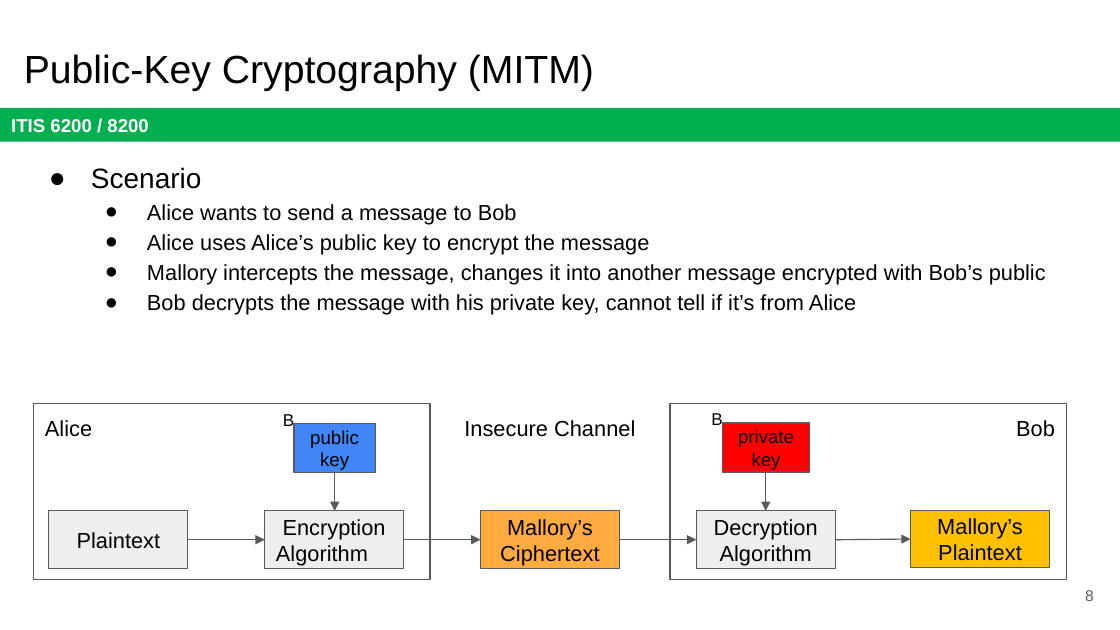
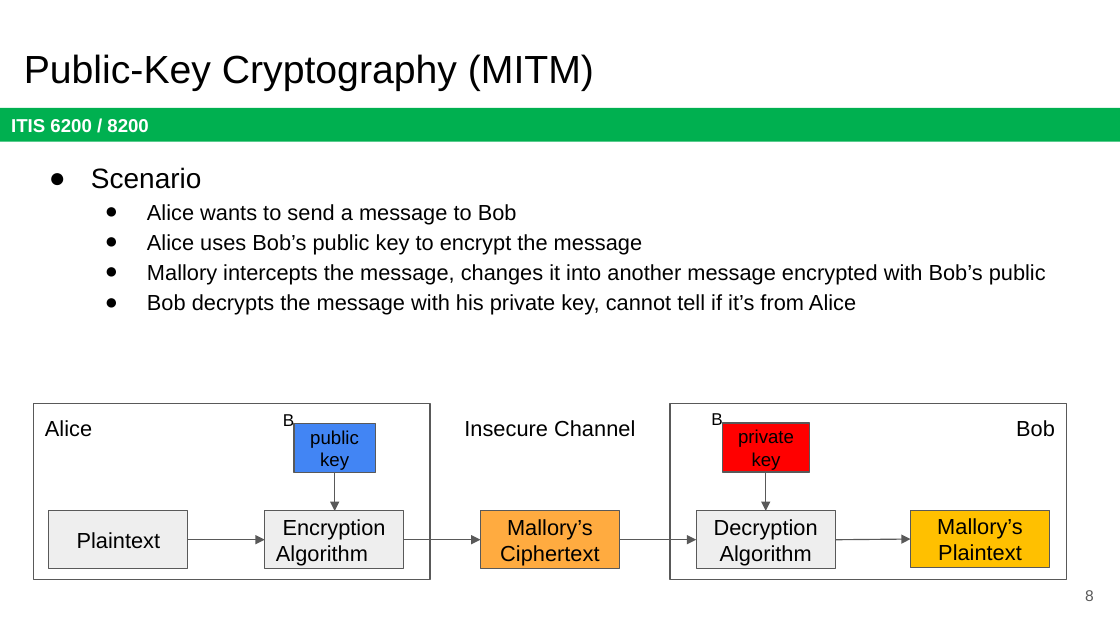
Before and after one commit to jx5c/github.io, a slide deck: slide 8 of teaching/ITIS6200/2023fa/lectures/lec06.pptx. Drawn at 1120x630 pixels with LibreOffice and Linux fonts; fonts in the diff are those of the drawing. Boxes give left, top, right and bottom in pixels: in the first picture for what was removed or moved away, otherwise in the second. Text is boxed around its words. In the diff, an @@ line names an element or a change of style, - is before the commit and + after.

```diff
--- a/teaching/ITIS6200/2023fa/lectures/lec06.pptx
+++ b/teaching/ITIS6200/2023fa/lectures/lec06.pptx
@@ text at box(147, 234, 642, 254): text changed @@
-  ● Alice uses Alice’s public key to encrypt the message
+  ● Alice uses Bob’s public key to encrypt the message
```
Also in this commit, not shown: 5 other slides changed, 10 other files.
